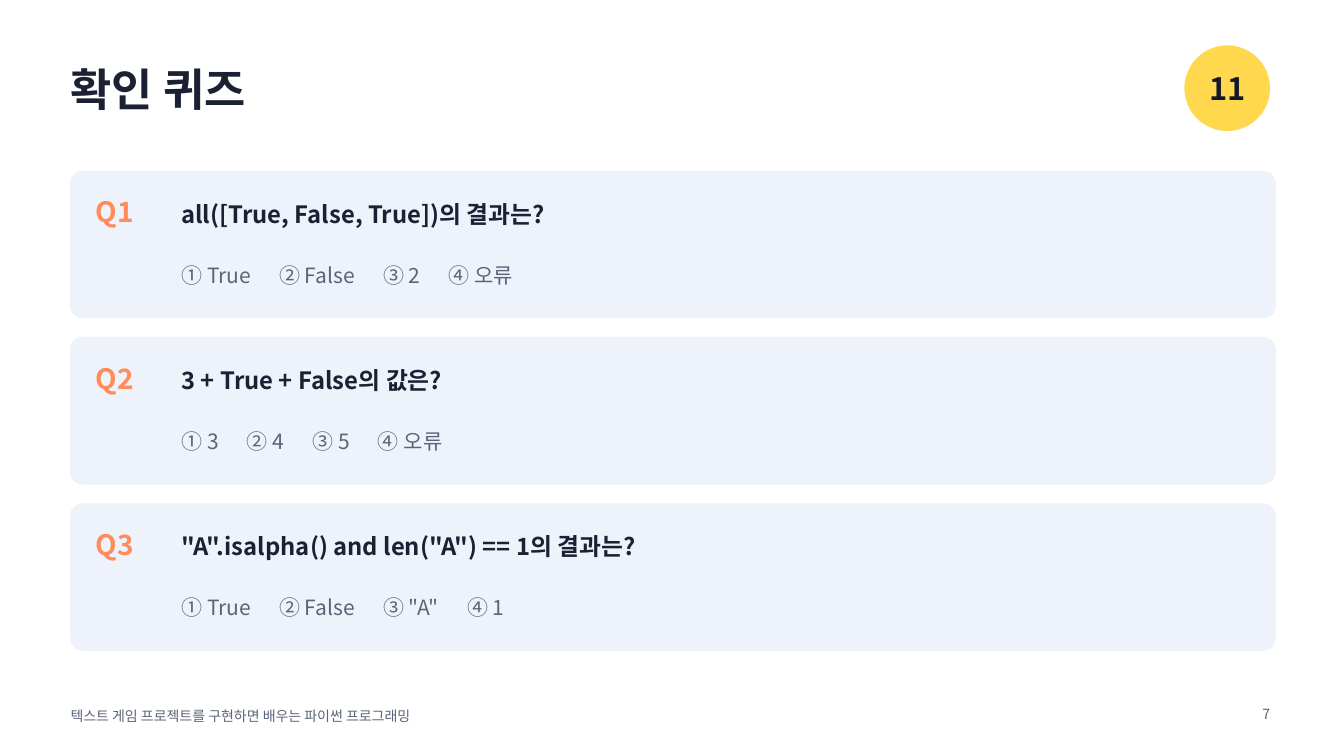
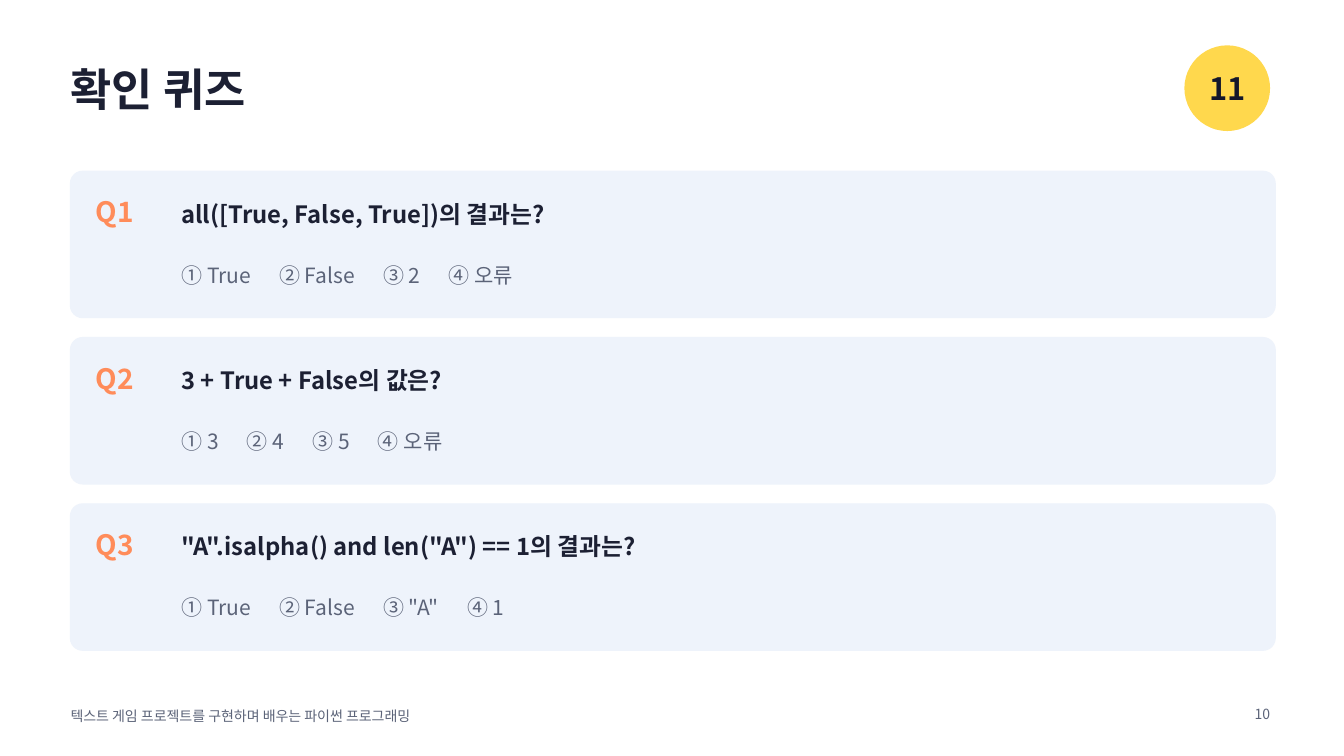
Before and after one commit to nabilera1/python_lecture_game_pingpong, a slide deck: slide 10 of slides/11-hangman.pptx (slide 7 before the commit). Drawn at 1344x756 pixels with LibreOffice and Linux fonts; fonts in the diff are those of the drawing. Boxes give left, top, right and bottom in pixels: in the first picture for what was removed or moved away, otherwise in the second. Text is boxed around its words. In the diff, an @@ line names an element or a change of style, - is before the commit and + after.

```diff
--- a/slides/11-hangman.pptx
+++ b/slides/11-hangman.pptx
@@ text at (71,709,410,722): text changed @@
-텍스트 게임 프로젝트를 구현하면 배우는 파이썬 프로그래밍
+텍스트 게임 프로젝트를 구현하며 배우는 파이썬 프로그래밍
@@ page number at (1255,708,1271,719): text changed @@
-7
+10
```
Also in this commit, not shown: 8 other slides changed, 3 slides added, 54 other files.
